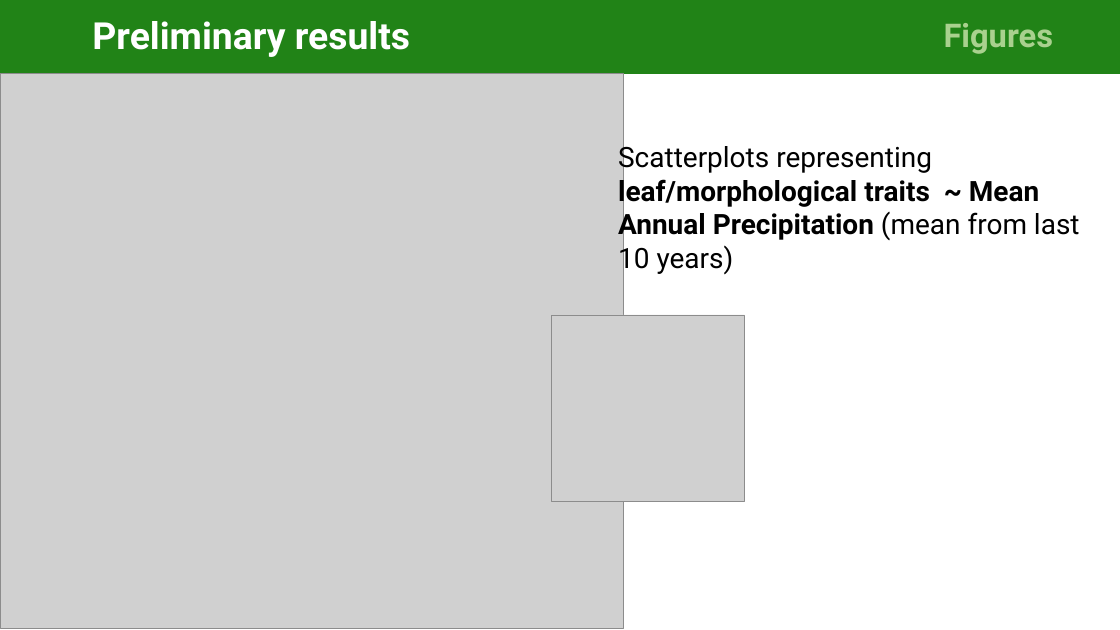
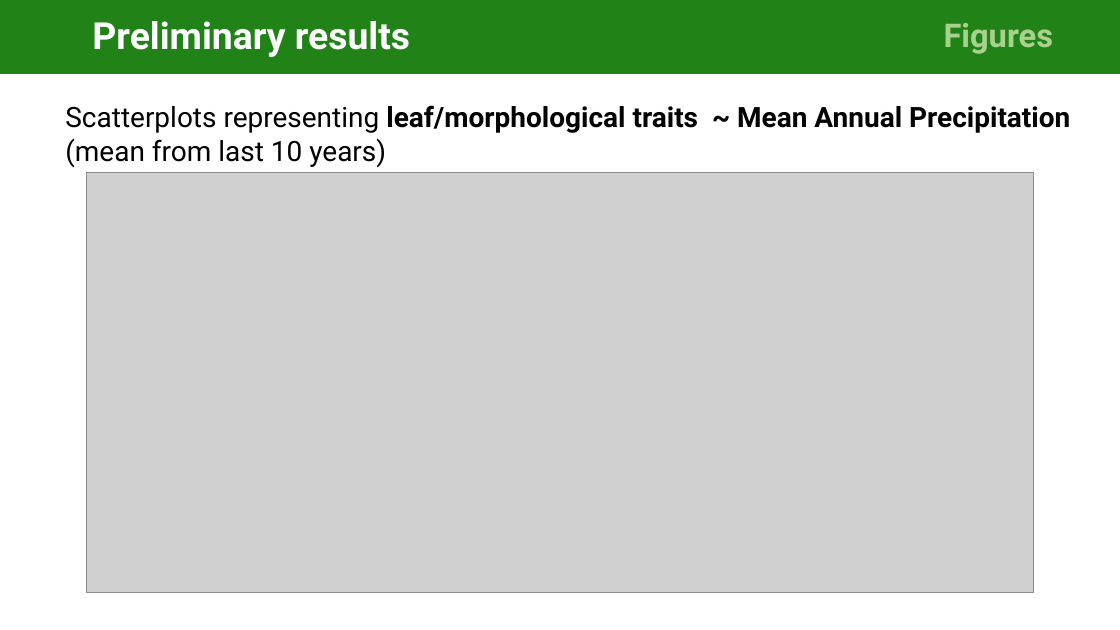
Before and after one commit to cris-fernandez/Tesis_Individuo, a slide deck: slide 22 of 06_ppts/exploratory_analysis_figures_v2-CFB.pptx (slide 20 before the commit). Drawn at 1120x630 pixels with LibreOffice and Linux fonts; fonts in the diff are those of the drawing; grey boxes stand for pictures. Boxes give left, top, right and bottom in pixels: in the first picture for what was removed or moved away, otherwise in the second. Text is boxed around its words. In the diff, an @@ line names an element or a change of style, - is before the commit and + after.

```diff
--- a/06_ppts/exploratory_analysis_figures_v2-CFB.pptx
+++ b/06_ppts/exploratory_analysis_figures_v2-CFB.pptx
@@ picture removed at [0, 74, 624, 628] @@
@@ text "Scatterplots representing leaf/morphological traits ~ ..." rewrapped from [618, 141, 1080, 275] to [65, 105, 1070, 168] @@
@@ picture added at [87, 172, 1033, 593] @@
@@ picture removed at [552, 315, 744, 501] @@
```
Also in this commit, not shown: 4 other slides changed, 6 slides added, 2 slides removed.
